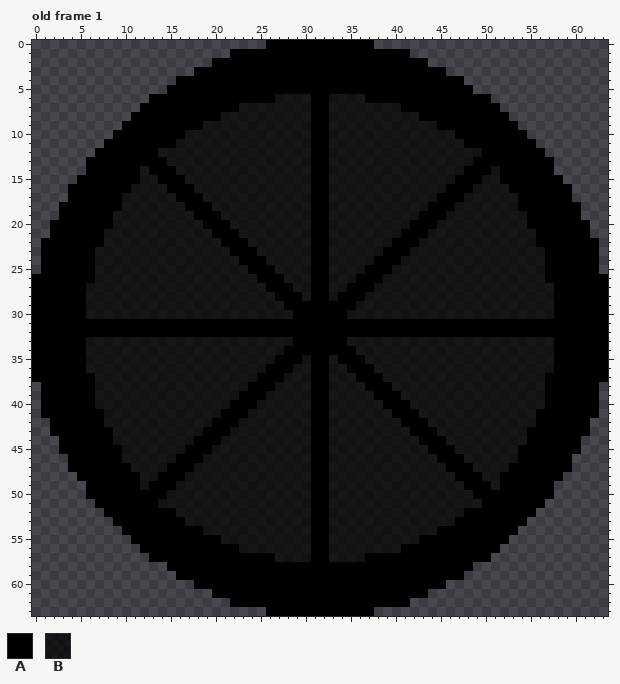
Pixel-art file: PR2/Ott - An Elemental Journey/resources/images/ui/charged-bar.aseprite. The picture above was drawn from the file before the commit.
64x64 pixels, 9 frames. Colours within 5 levels of each other are drawn and written as one. Shown: old frame 1. The commit also changed other frames, which this record leaves out.
Palette (. is transparent): A #000000  B #000000b2
Once edited:
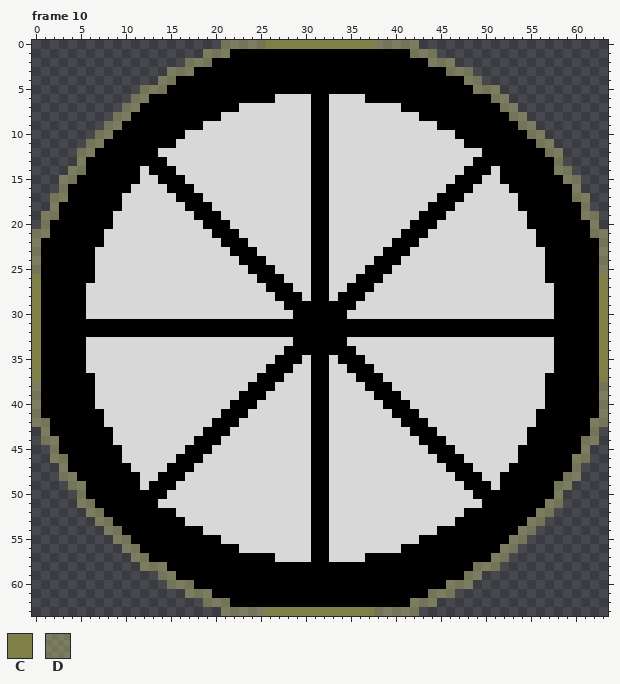
Colours new in this view: C #817f48  D #e9e58355
A new or re-ordered frame is compared with the old frame closest to it.
Changes in this commit:
frames 9 -> 23
Colour B changes from #000000b2 to #d9d9d9fe.
Frame 10 is new; against old frame 1:
Colour A becomes colour C in row 0 at x 26 to 37; in rows 26 to 37 at x 0 and 63; in row 63 at x 26 to 37.
The author put colour D in row 0 at x 21 to 25 and 38 to 42; in row 1 at x 19 to 21 and 42 to 44; in row 2 at x 17 to 19 and 44 to 46; in row 3 at x 15 to 17 and 46 to 48; in row 4 at x 14 to 15 and 48 to 49; in row 5 at x 12 to 14 and 49 to 51.
The author put colour D in row 6 at x 11 to 12 and 51 to 52; in row 7 at x 10 to 11 and 52 to 53; in row 8 at x 9 to 10 and 53 to 54; in row 9 at x 8 to 9 and 54 to 55; in row 10 at x 7 to 8 and 55 to 56; in row 11 at x 6 to 7 and 56 to 57.
The author put colour D in row 12 at x 5 to 6 and 57 to 58; in row 13 at x 5 and 58; in row 14 at x 4 to 5 and 58 to 59; in row 15 at x 3 to 4 and 59 to 60; in row 16 at x 3 and 60; in row 17 at x 2 to 3 and 60 to 61.
The author put colour D in row 18 at x 2 and 61; in row 19 at x 1 to 2 and 61 to 62; in row 20 at x 1 and 62; in row 21 at x 0 to 1 and 62 to 63; in rows 22 to 25 at x 0 and 63; in rows 38 to 41 at x 0 and 63.
The author put colour D in row 42 at x 0 to 1 and 62 to 63; in row 43 at x 1 and 62; in row 44 at x 1 to 2 and 61 to 62; in row 45 at x 2 and 61; in row 46 at x 2 to 3 and 60 to 61; in row 47 at x 3 and 60.
The author put colour D in row 48 at x 3 to 4 and 59 to 60; in row 49 at x 4 to 5 and 58 to 59; in row 50 at x 5 and 58; in row 51 at x 5 to 6 and 57 to 58; in row 52 at x 6 to 7 and 56 to 57; in row 53 at x 7 to 8 and 55 to 56.
The author put colour D in row 54 at x 8 to 9 and 54 to 55; in row 55 at x 9 to 10 and 53 to 54; in row 56 at x 10 to 11 and 52 to 53; in row 57 at x 11 to 12 and 51 to 52; in row 58 at x 12 to 14 and 49 to 51; in row 59 at x 14 to 15 and 48 to 49.
The author put colour D in row 60 at x 15 to 17 and 46 to 48; in row 61 at x 17 to 19 and 44 to 46; in row 62 at x 19 to 21 and 42 to 44; in row 63 at x 21 to 25 and 38 to 42.
Where, in picture pixels (left, top, right, bottom), the same in both pictures:
changed: (32, 40, 608, 616)
